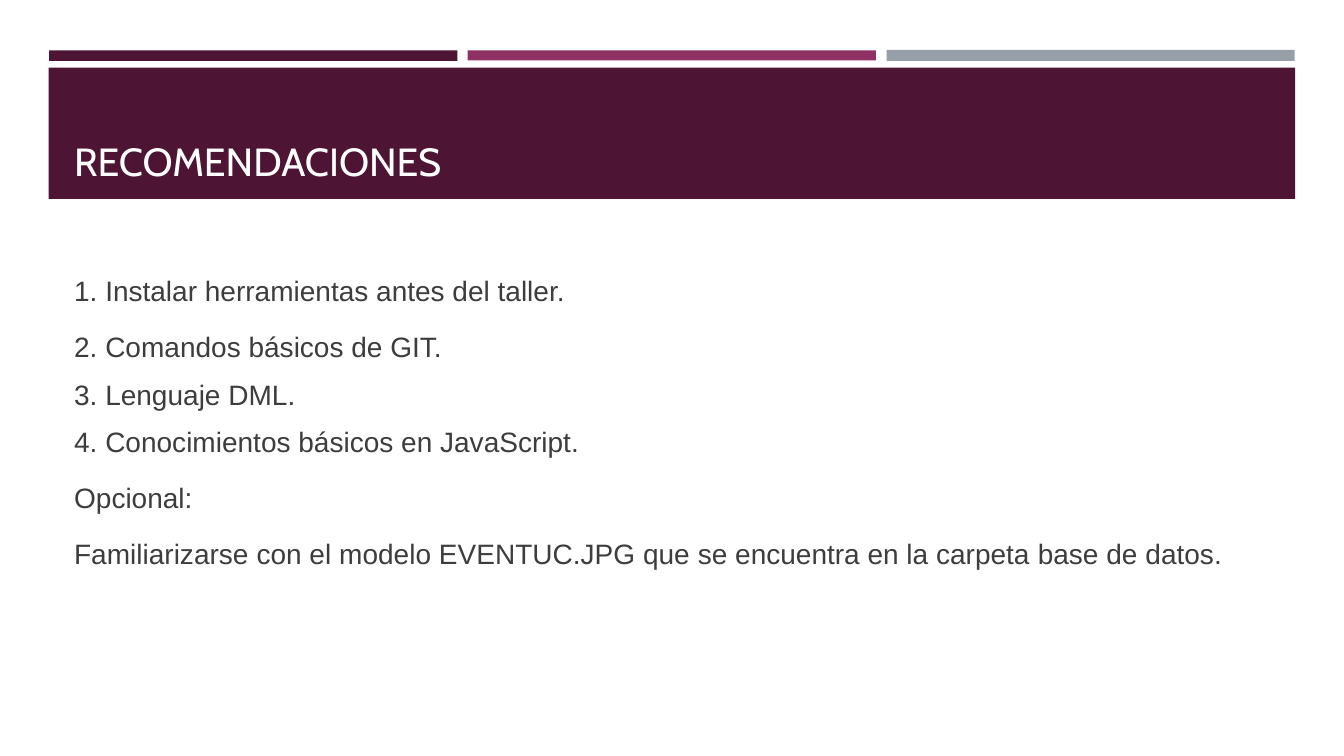
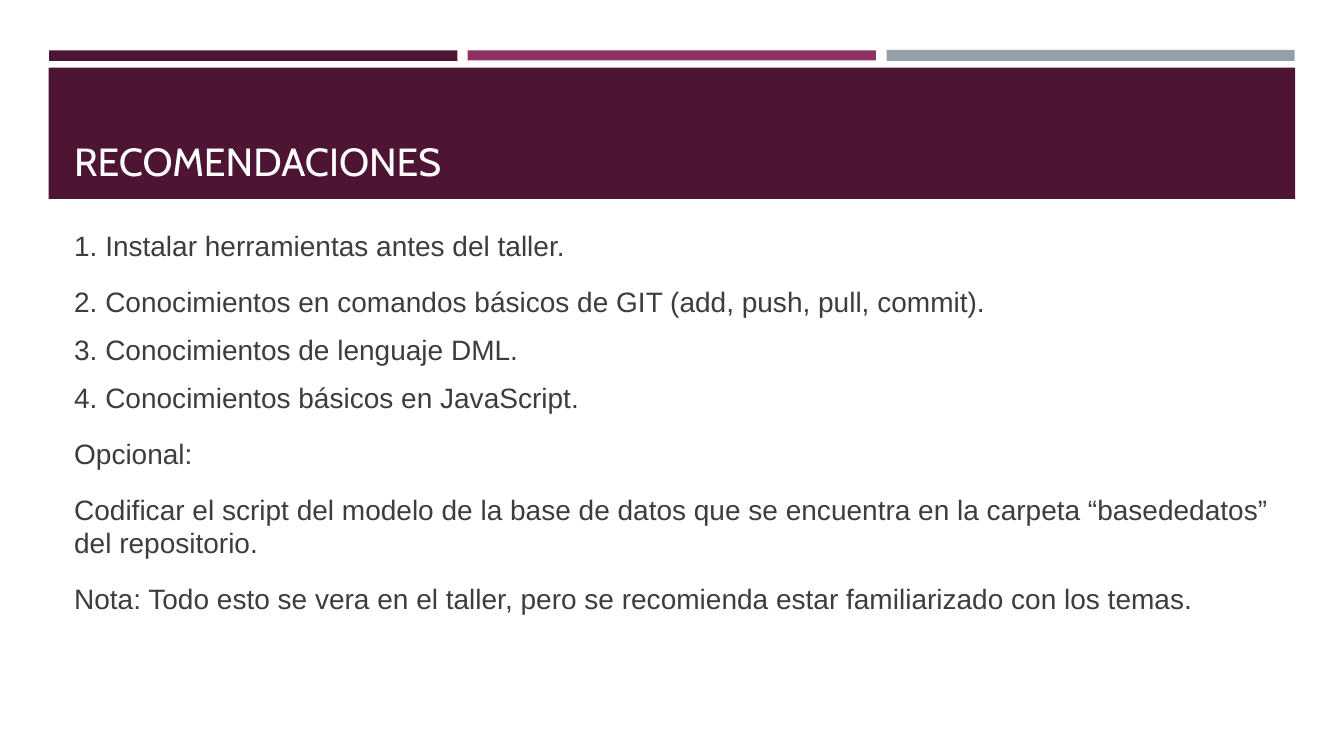
Before and after one commit to codemcm/talleritt, a slide deck: slide 4 of Presentacion/Taller.pptx (slide 3 before the commit). Drawn at 1344x756 pixels with LibreOffice and Linux fonts; fonts in the diff are those of the drawing. Boxes give left, top, right and bottom in pixels: in the first picture for what was removed or moved away, otherwise in the second. Text is boxed around its words. In the diff, an @@ line names an element or a change of style, - is before the commit and + after.

Commit message:
diapositivas para el taller

```diff
--- a/Presentacion/Taller.pptx
+++ b/Presentacion/Taller.pptx
@@ text at box(74, 291, 984, 365): text changed @@
-  2. Comandos básicos de GIT.
-3. Lenguaje DML.
+  2. Conocimientos en comandos básicos de GIT (add, push, pull, commit).
+3. Conocimientos de lenguaje DML.
@@ text at box(74, 499, 1267, 614): text changed @@
-  Familiarizarse con el modelo EVENTUC.JPG que se encuentra en la carpeta base de datos.
+  Codificar el script del modelo de la base de datos que se encuentra en la carpeta “basededatos” del repositorio.
+  Nota: Todo esto se vera en el taller, pero se recomienda estar familiarizado con los temas.
```
Also in this commit, not shown: 4 other slides changed, 1 slide added.
